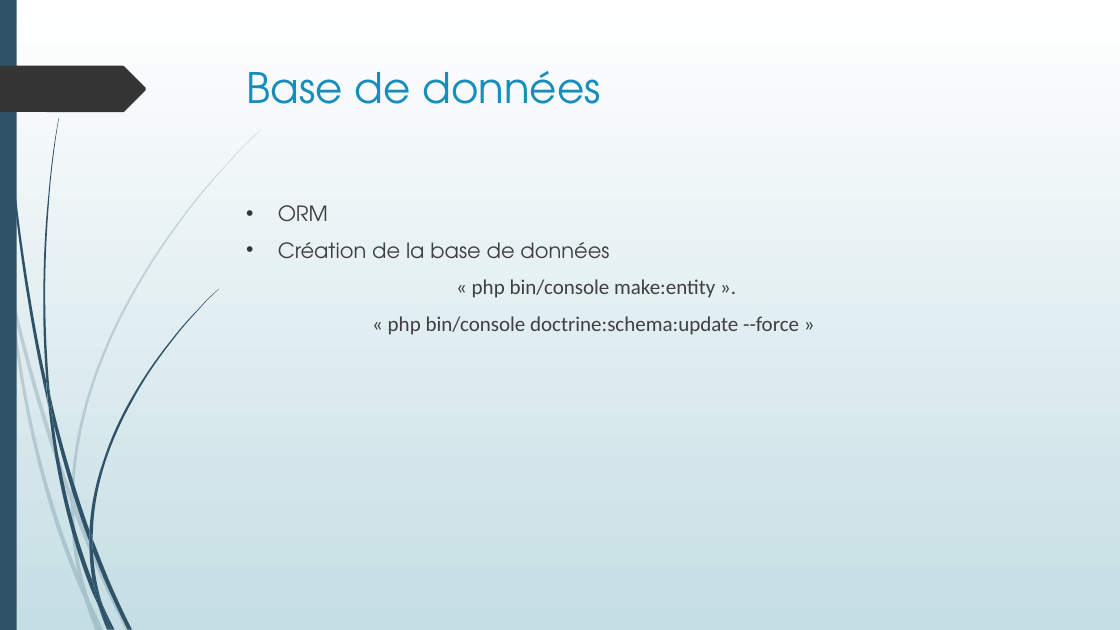
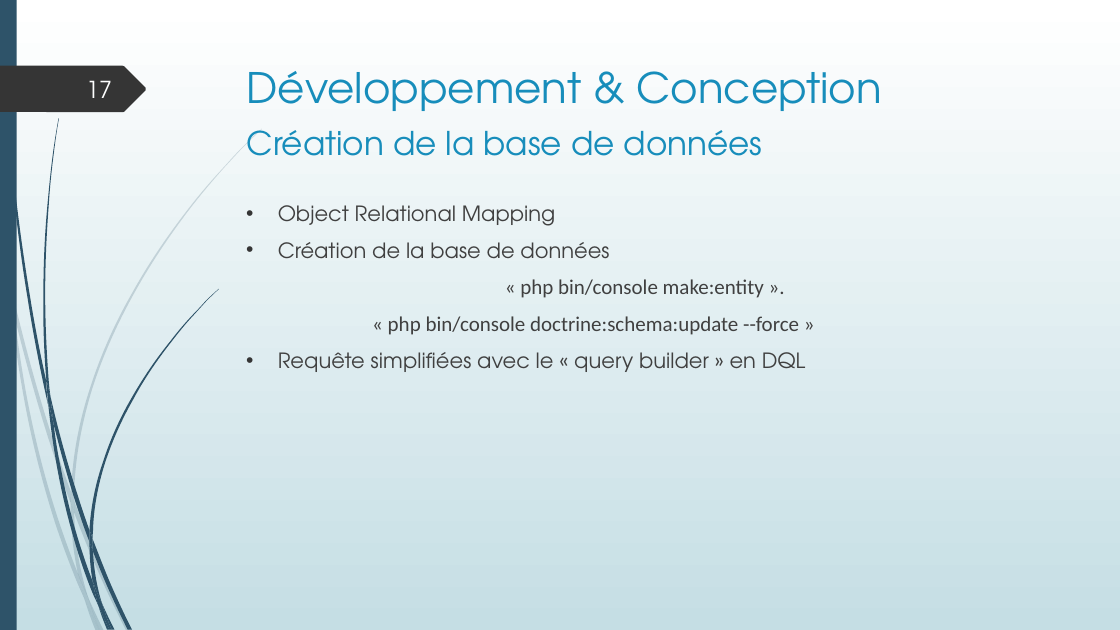
Before and after one commit to LisaF0/projet, a slide deck: slide 17 of aDoc/Projet boutique en ligne.pptx (slide 11 before the commit). Drawn at 1120x630 pixels with LibreOffice and Linux fonts; fonts in the diff are those of the drawing. Boxes give left, top, right and bottom in pixels: in the first picture for what was removed or moved away, otherwise in the second. Text is boxed around its words. In the diff, an @@ line names an element or a change of style, - is before the commit and + after.

```diff
--- a/aDoc/Projet boutique en ligne.pptx
+++ b/aDoc/Projet boutique en ligne.pptx
@@ page number added at (x1=86, y1=80, x2=112, y2=98), 20 pt, text #FEFFFF @@
+17
@@ text added at (x1=247, y1=71, x2=882, y2=111), 36 pt, text #178DBB @@
+Développement & Conception
@@ title at (x1=247, y1=130, x2=763, y2=156): text changed; size 36 to 28 pt @@
-Base de données
+Création de la base de données
@@ text at (x1=278, y1=205, x2=555, y2=226): text changed @@
-• ORM
+• Object Relational Mapping
@@ text at (x1=520, y1=279, x2=764, y2=298): alignment left to centre @@
@@ text at (x1=278, y1=352, x2=806, y2=372): paragraph added @@
+• Requête simplifiées avec le « query builder » en DQL
```
Also in this commit, not shown: 19 other slides changed, 10 slides added, 8 slides removed, 30 other files.
